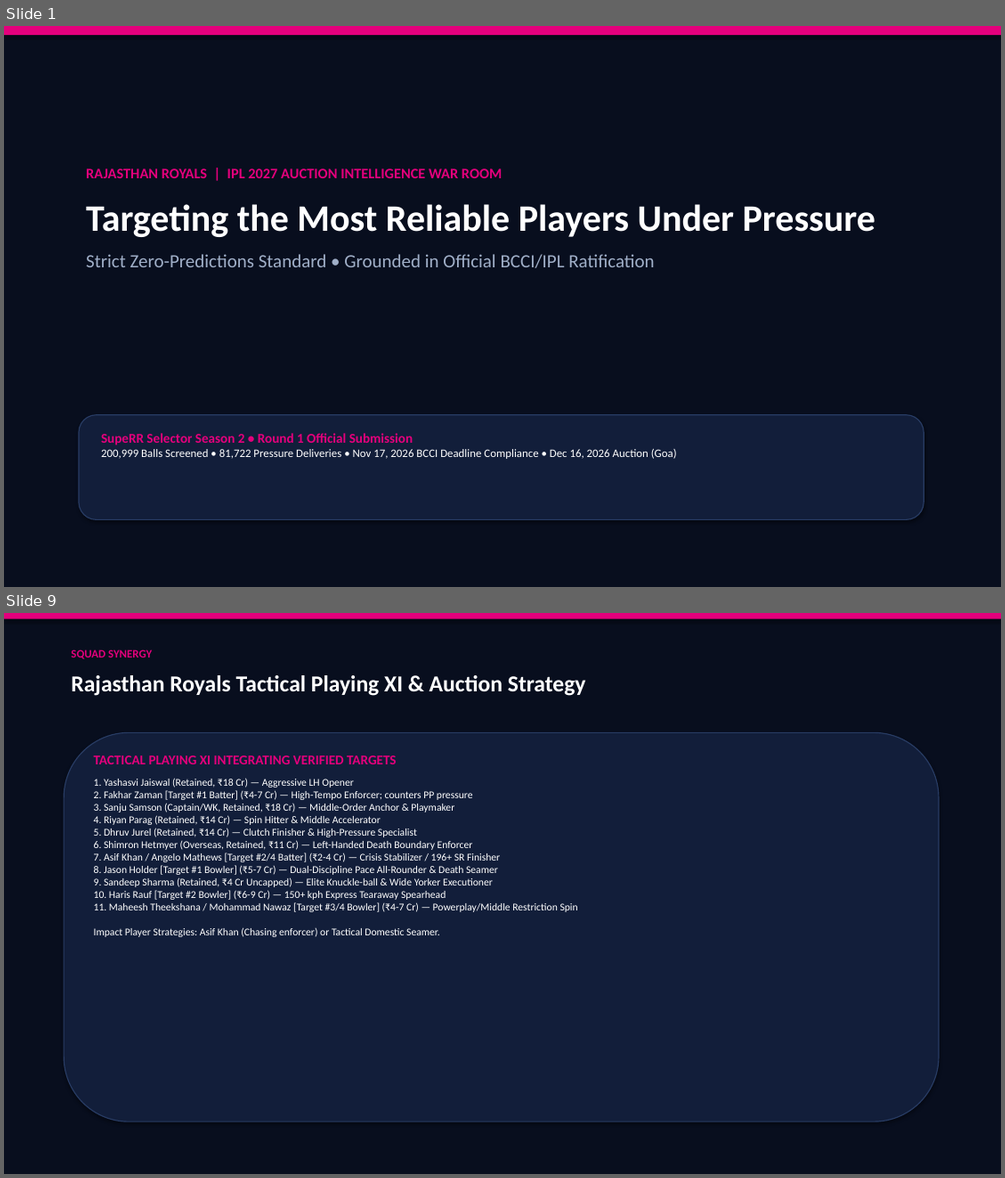
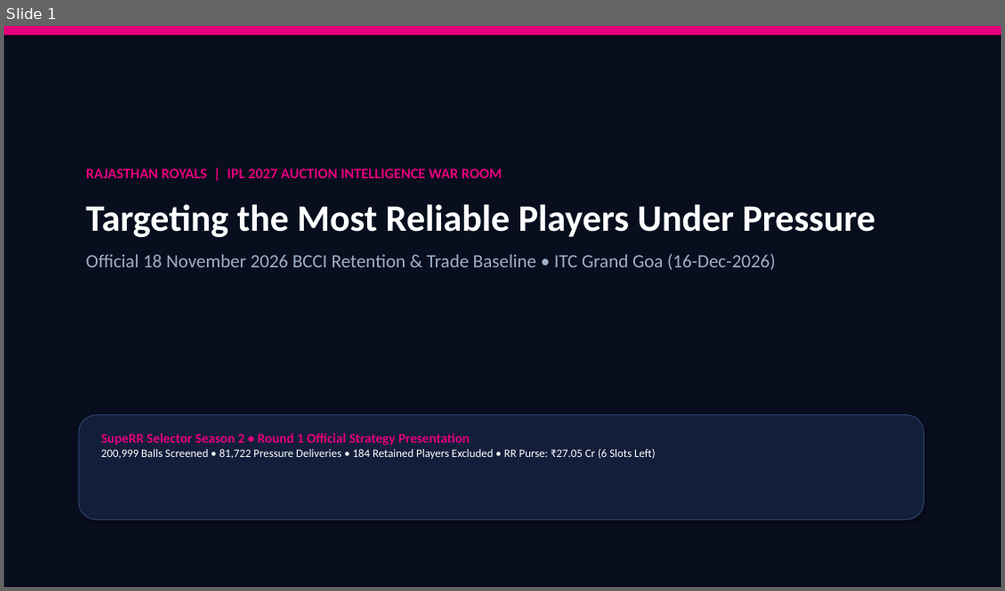
Before and after one commit to Devendra-1112/RR, a slide deck: RR_SupeRR_Selector_Auction_Strategy.pptx. Shown one above the other, each under a label of ours: slides 1 and 9 before the commit, slide 1 after it; the slides between them are not shown. The pictures are 1005x1178 and 1005x591 pixels, drawn with LibreOffice and Linux fonts; fonts in the diff are those of the drawing. Boxes give left, top, right and bottom in pixels: in the first picture for what was removed or moved away, otherwise in the second. Text is boxed around its words. In the diff, an @@ line names an element or a change of style, - is before the commit and + after.

Commit message:
IPL 2027 Auction War Room Official 18-Nov-2026 Baseline: 184 Retentions, 89 Releases, ₹27.05 Cr RR Purse, Top 10 Batters and Bowlers

```diff
--- a/RR_SupeRR_Selector_Auction_Strategy.pptx
+++ b/RR_SupeRR_Selector_Auction_Strategy.pptx
@@ slide 9 removed at [4,613,1001,1174], background #FFFFFF @@
@@ rectangle removed at [4,613,1001,1174] @@
@@ rectangle removed at [4,613,1001,619] @@
@@ text removed at [71,649,152,659] @@
-SQUAD SYNERGY
@@ text removed at [71,675,586,696] @@
-Rajasthan Royals Tactical Playing XI & Auction Strategy
@@ rounded rectangle removed at [64,732,938,1121] @@
@@ text removed at [94,755,578,937] @@
-TACTICAL PLAYING XI INTEGRATING VERIFIED TARGETS
-1. Yashasvi Jaiswal (Retained, ₹18 Cr) — Aggressive LH Opener
-2. Fakhar Zaman [Target #1 Batter] (₹4-7 Cr) — High-Tempo Enforcer; counters PP pressure
-3. Sanju Samson (Captain/WK, Retained, ₹18 Cr) — Middle-Order Anchor & Playmaker
-4. Riyan Parag (Retained, ₹14 Cr) — Spin Hitter & Middle Accelerator
-5. Dhruv Jurel (Retained, ₹14 Cr) — Clutch Finisher & High-Pressure Specialist
-6. Shimron Hetmyer (Overseas, Retained, ₹11 Cr) — Left-Handed Death Boundary Enforcer
-7. Asif Khan / Angelo Mathews [Target #2/4 Batter] (₹2-4 Cr) — Crisis Stabilizer / 196+ SR Finisher
-8. Jason Holder [Target #1 Bowler] (₹5-7 Cr) — Dual-Discipline Pace All-Rounder & Death Seamer
-9. Sandeep Sharma (Retained, ₹4 Cr Uncapped) — Elite Knuckle-ball & Wide Yorker Executioner
-10. Haris Rauf [Target #2 Bowler] (₹6-9 Cr) — 150+ kph Express Tearaway Spearhead
-11. Maheesh Theekshana / Mohammad Nawaz [Target #3/4 Bowler] (₹4-7 Cr) — Powerplay/Middle Restriction Spin
-Impact Player Strategies: Asif Khan (Chasing enforcer) or Tactical Domestic Seamer.
@@ slide 1 changed as well @@
@@ text at [86,254,776,270]: text changed @@
-Strict Zero-Predictions Standard • Grounded in Official BCCI/IPL Ratification
+Official 18 November 2026 BCCI Retention & Trade Baseline • ITC Grand Goa (16-Dec-2026)
@@ text at [101,433,655,459]: text changed @@
-SupeRR Selector Season 2 • Round 1 Official Submission
-200,999 Balls Screened • 81,722 Pressure Deliveries • Nov 17, 2026 BCCI Deadline Compliance • Dec 16, 2026 Auction (Goa)
+SupeRR Selector Season 2 • Round 1 Official Strategy Presentation
+200,999 Balls Screened • 81,722 Pressure Deliveries • 184 Retained Players Excluded • RR Purse: ₹27.05 Cr (6 Slots Left)
```
Also in this commit, not shown: 1 other slide changed, 4 slides added, 6 other slides removed, 20 other files.
